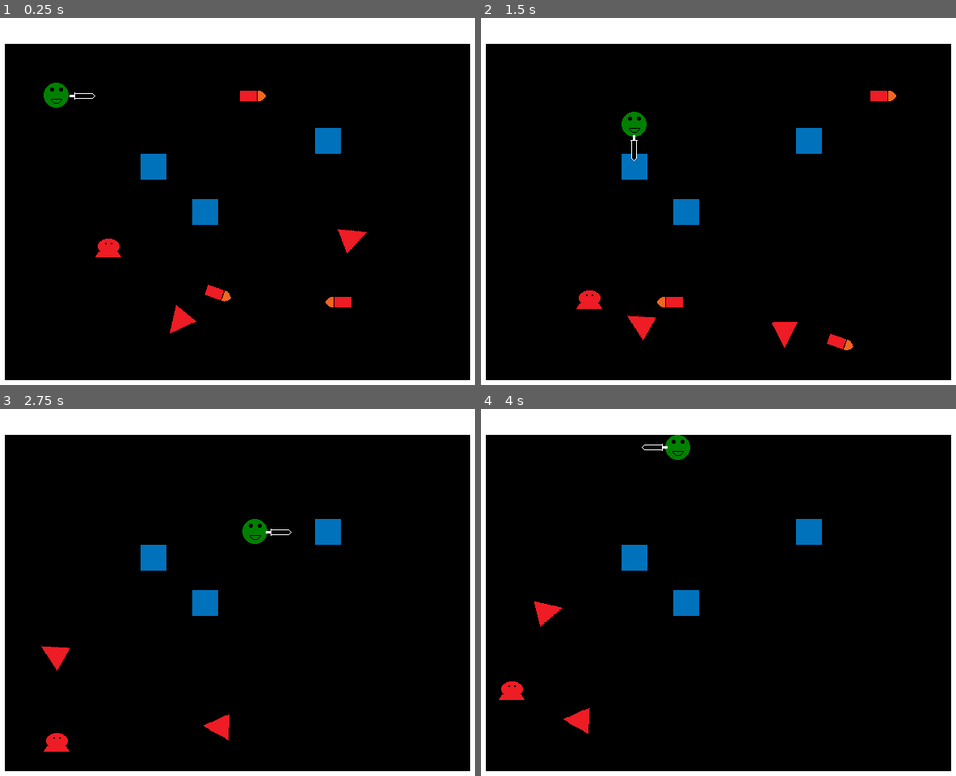
Above: before the commit, frames 1-4 (two rows, left to right).
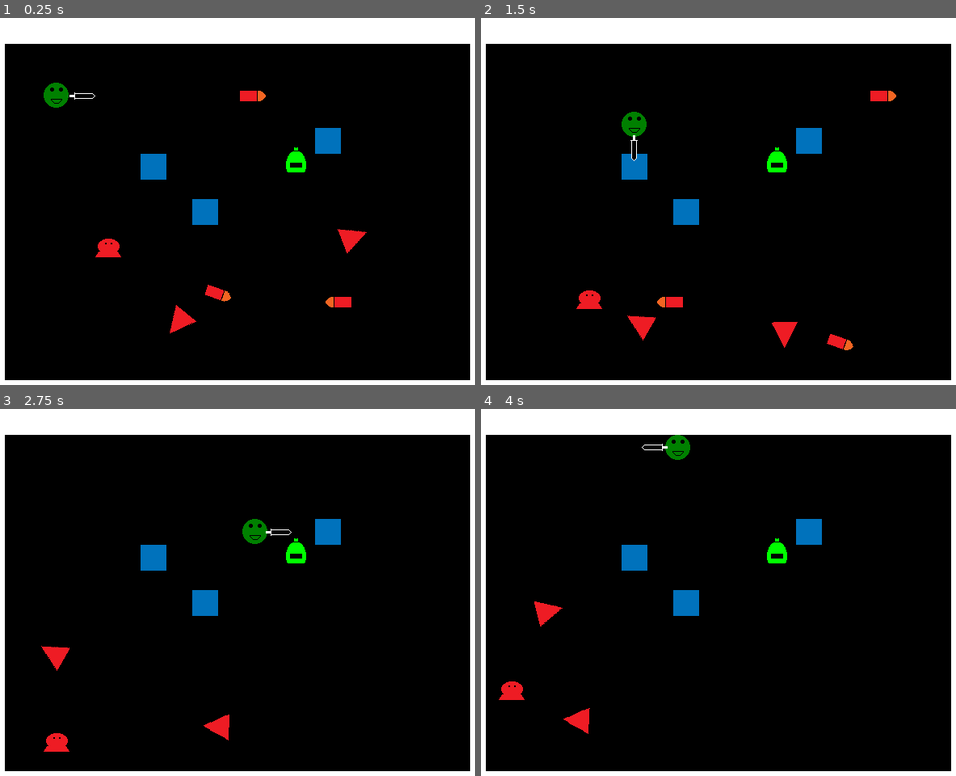
Above: after the commit, the same moments.

Repository: andOlga/game-off-2024
Game: Godot game, scene res://test_scene.tscn
Two runs of this game, one before a commit and one after it. Both use one fixed random seed, a clock stepped at 60 frames per second and the inputs below. Sound files missing from this copy of the repository are replaced by a short silence.
Inputs:
- Up to frame 1 (0.25 s): no input
- Up to frame 2 (1.5 s): tap Enter (action_pause) at 0.5 s; hold Right (move_right) 0.53-1.28 s; tap X (action_item) at 0.6 s; hold Down (move_down) from 1.28 s (still down); tap Space (action_select) at 1.35 s
- Up to frame 3 (2.75 s): release Down (move_down) at 2.03 s; hold Right (move_right) from 2.03 s (still down); tap Z (action_sword) at 2.1 s
- Up to frame 4 (4 s): release Right (move_right) at 2.78 s; hold Up (move_up) 2.78-3.53 s; tap X (action_item) at 2.85 s; hold Left (move_left) from 3.53 s (still down); tap Space (action_select) at 3.6 s

The runs differ from the first frame. In frame 1, 0.2% of the frame differs, in the area x 60-65%, y 35-43%; in frame 2, 0.2%; in frame 3, 0.2%; in frame 4, 0.2%.

Commit message:
Implement pickups and HealthPotion

Diff:
--- /dev/null
+++ b/game_objects/pickups/!base_pickup.gd
@@ -0,0 +1,13 @@
+class_name BasePickup extends Node2D
+
+func _on_hitbox_body_entered(body: Node2D) -> void:
+	if body is Player:
+		global_position = Vector2(-32, -32)
+		activate(body)
+		$PickupSFX.play()
+
+func _on_pickup_sfx_finished() -> void:
+	queue_free()
+
+func activate(activator: Player) -> void:
+	push_error("Tried to activate() unimplemented pickup")
--- /dev/null
+++ b/game_objects/pickups/!base_pickup.tscn
@@ -0,0 +1,25 @@
+[gd_scene load_steps=4 format=3 uid="uid://bojby5emvgqx1"]
+
+[ext_resource type="Script" uid="uid://bthhelr2iss3u" path="res://game_objects/pickups/!base_pickup.gd" id="1_jyypg"]
+[ext_resource type="AudioStream" uid="uid://6cmbnc3fmgq5" path="res://sounds/aItem.wav" id="2_k4616"]
+
+[sub_resource type="RectangleShape2D" id="RectangleShape2D_k4616"]
+size = Vector2(32, 32)
+
+[node name="BasePickup" type="Node2D"]
+script = ExtResource("1_jyypg")
+
+[node name="Sprite" type="Sprite2D" parent="."]
+position = Vector2(16, 16)
+
+[node name="Hitbox" type="Area2D" parent="."]
+
+[node name="HitboxShape" type="CollisionShape2D" parent="Hitbox"]
+position = Vector2(16, 16)
+shape = SubResource("RectangleShape2D_k4616")
+
+[node name="PickupSFX" type="AudioStreamPlayer" parent="."]
+stream = ExtResource("2_k4616")
+
+[connection signal="body_entered" from="Hitbox" to="." method="_on_hitbox_body_entered"]
+[connection signal="finished" from="PickupSFX" to="." method="_on_pickup_sfx_finished"]
--- /dev/null
+++ b/game_objects/pickups/health_potion.gd
@@ -0,0 +1,7 @@
+@icon("res://sprite_images/sPotionHealth.png")
+
+extends BasePickup
+
+func activate(activator: Player) -> void:
+	activator.hp = 3
+	activator.update_health_display()
--- /dev/null
+++ b/game_objects/pickups/health_potion.tscn
@@ -0,0 +1,11 @@
+[gd_scene load_steps=4 format=3 uid="uid://d0k4x0llribe5"]
+
+[ext_resource type="PackedScene" uid="uid://bojby5emvgqx1" path="res://game_objects/pickups/!base_pickup.tscn" id="1_u8m5d"]
+[ext_resource type="Texture2D" uid="uid://dmd8p0d56rlpw" path="res://sprite_images/sPotionHealth.png" id="2_to3ig"]
+[ext_resource type="Script" uid="uid://w0muwbe70st2" path="res://game_objects/pickups/health_potion.gd" id="2_wn2ck"]
+
+[node name="HealthPotion" instance=ExtResource("1_u8m5d")]
+script = ExtResource("2_wn2ck")
+
+[node name="Sprite" parent="." index="0"]
+texture = ExtResource("2_to3ig")
--- a/test_scene.tscn
+++ b/test_scene.tscn
@@ -7,6 +7,7 @@
 [ext_resource type="PackedScene" uid="uid://dd4k87pwls1tp" path="res://utilities/pause_screen.tscn" id="5_2nij2"]
 [ext_resource type="PackedScene" uid="uid://bagl5p3l6tq7l" path="res://game_objects/enemies/flyer.tscn" id="6_7cbxl"]
 [ext_resource type="PackedScene" uid="uid://c27wnmpahm0wx" path="res://game_objects/enemies/bullet.tscn" id="7_8pr8v"]
+[ext_resource type="PackedScene" uid="uid://d0k4x0llribe5" path="res://game_objects/pickups/health_potion.tscn" id="8_buypi"]
 
 [node name="TestScene" type="Node2D"]
 
@@ -48,3 +49,6 @@
 [node name="Bullet3" parent="." instance=ExtResource("7_8pr8v")]
 position = Vector2(536, 368)
 rotation = 3.14036
+
+[node name="HealthPotion" parent="." instance=ExtResource("8_buypi")]
+position = Vector2(376, 160)
Not shown, added: game_objects/pickups/!base_pickup.gd.uid
Not shown, added: game_objects/pickups/health_potion.gd.uid
Not shown: 1 places in test_scene.tscn that only renumber resources
